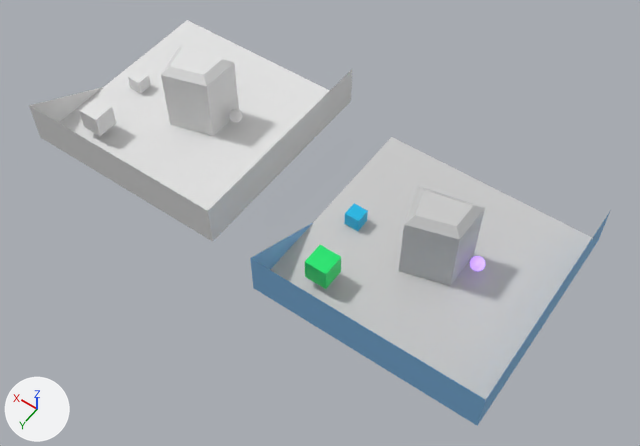
Two versions of the Blender file assets/models/map.blend, one commit apart.
Camera for both pictures: a camera (50 mm lens) standing at (-8.4, 19.3, 29.0) and looking at (4.7, 0.9, 0.1). Lighting does not change. The marker at lower left points along +X, +Y and +Z.

Before the edit, the objects in view are built like this:
```python
me_plane = bpy.data.meshes.new('Plane')
me_plane.from_pydata(...)  # 78 vertices, 106 faces; spans x -1.0..1.0, y -1.0..1.0, z 0.0..0.66
me_plane.materials.append(mat_bakedmtl)  # its picture is missing
me_plane_001 = bpy.data.meshes.new('Plane.001')
me_plane_001.from_pydata(...)  # 78 vertices, 106 faces; spans x -1.0..1.0, y -1.0..1.0, z 0.0..0.66
# faces by material slot: [11, 6, 6, 3, 80]
me_plane_001.materials.append(mat_material_010)  # light grey #cdcdcd
me_plane_001.materials.append(mat_material_009)  # green #00e76e
me_plane_001.materials.append(mat_material_008)  # cyan #00b8e7
me_plane_001.materials.append(mat_material_007)  # blue #81bae7
me_plane_001.materials.append(mat_material_006)  # white #e7e7e7
ob_plane = bpy.data.objects.new('Plane', me_plane)
ob_plane.location = (12.75, -0.82, 0.0)
ob_plane.scale = (5.0, 5.0, 5.0)
ob_plane_001 = bpy.data.objects.new('Plane.001', me_plane_001)
ob_plane_001.location = (0.0, 0.0, 0.0)
ob_plane_001.scale = (5.0, 5.0, 5.0)
```
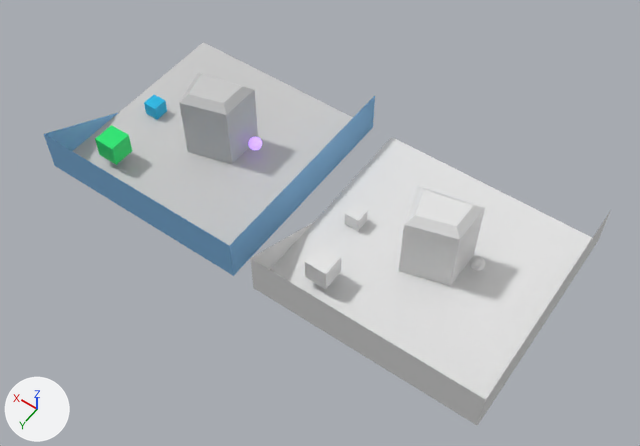
The change, as JSON lines over the scene's bpy script:
```json
{"op": "set", "path": "ob_plane.location", "old": "(12.75, -0.82, 0.0)", "new": "(0.0, 0.0, 0.0)"}
{"op": "set", "path": "ob_plane_001.location", "old": "(0.0, 0.0, 0.0)", "new": "(11.0, 0.0, 0.0)"}
```

Changed parts and their boxes (x1, y1, x2, y2) in the pictures (640 x 446 px):
```json
{"object": "Plane.001", "change": "moved", "before": [250, 137, 610, 426], "after": [44, 42, 375, 276]}
{"object": "Plane", "change": "moved", "before": [29, 20, 352, 242], "after": [250, 137, 610, 426]}
```
